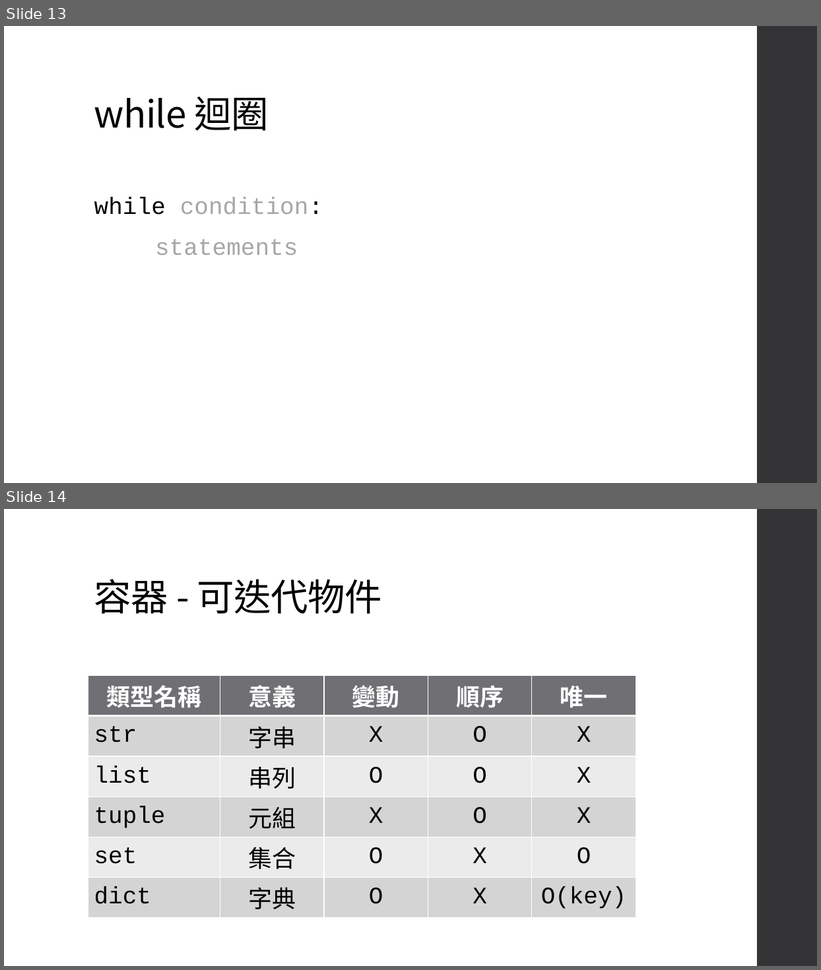
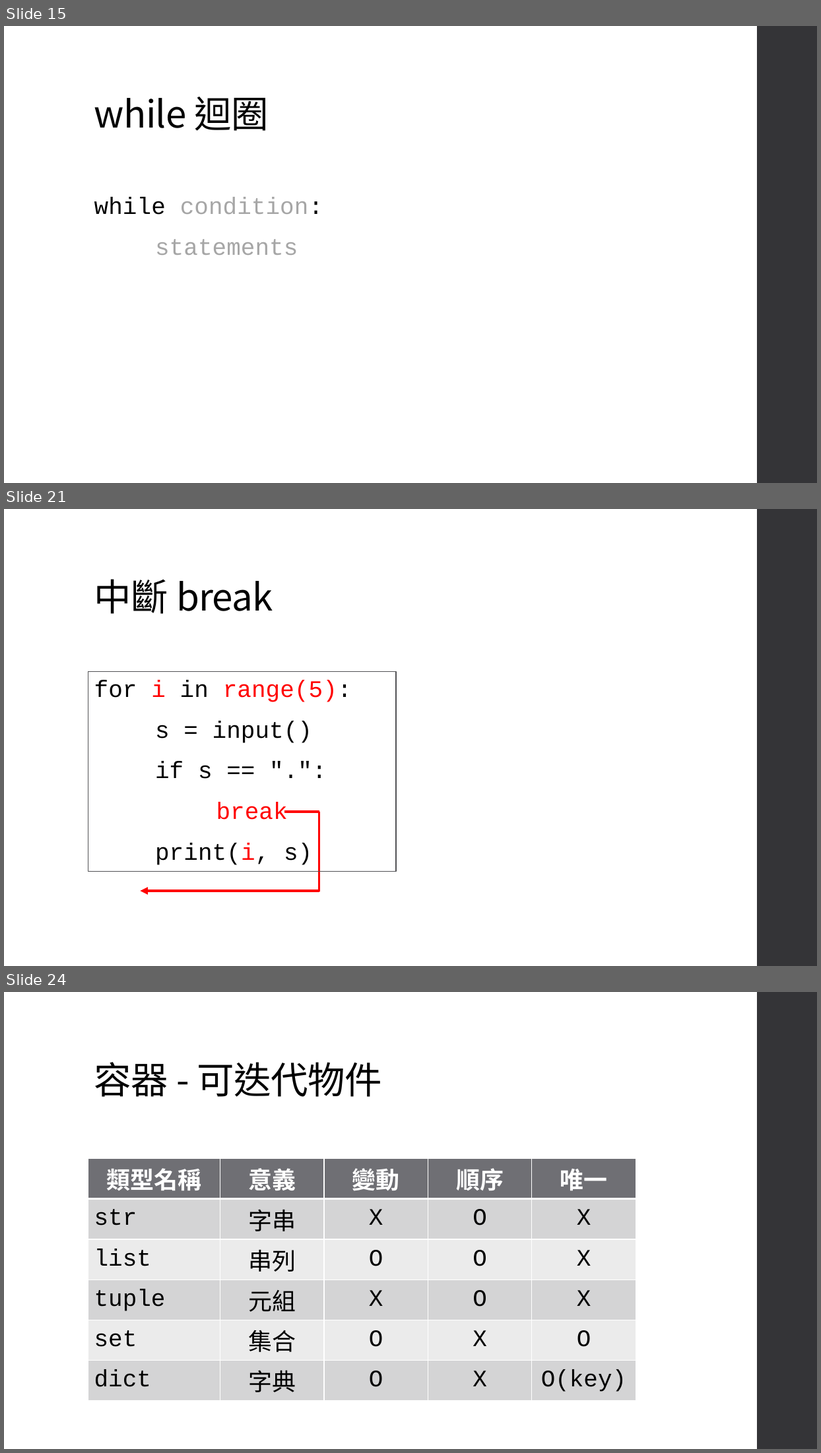
Before and after one commit to an920107/ServiceLearning, a slide deck: Class 5.pptx. Shown one above the other, each under a label of ours: slides 13 and 14 before the commit, slides 15, 21 and 24 after it; the slides between them are not shown. The pictures are 821x970 and 821x1453 pixels, drawn with LibreOffice and Linux fonts; fonts in the diff are those of the drawing. Boxes give left, top, right and bottom in pixels: in the first picture for what was removed or moved away, otherwise in the second. Text is boxed around its words. In the diff, an @@ line names an element or a change of style, - is before the commit and + after.

```diff
--- a/Class 5.pptx
+++ b/Class 5.pptx
@@ slide 21 added at [4,509,817,966], background #FFFFFF; not listed: 1 template element that a slide beside it also shows @@
@@ title added at [94,579,273,614], 44 pt, text #000000 @@
+中斷 break
@@ rectangle added at [88,672,396,872], outline #525256 1.1 pt @@
@@ text added at [94,681,352,865], 28 pt, text #000000 @@
+for i in range(5):
+s = input()
+if s == ".":
+break
+print(i, s)
@@ line added from (284, 812) to (319, 812), #FF0000 3 pt @@
@@ line added from (319, 812) to (319, 891), #FF0000 3 pt @@
@@ arrow added from (319, 891) to (140, 891), #FF0000 3 pt @@
@@ what was slide 13 is now slide 15 @@
@@ what was slide 14 is now slide 24 @@
```
Also in this commit, not shown: 1 slide changed, 29 other slides added.
